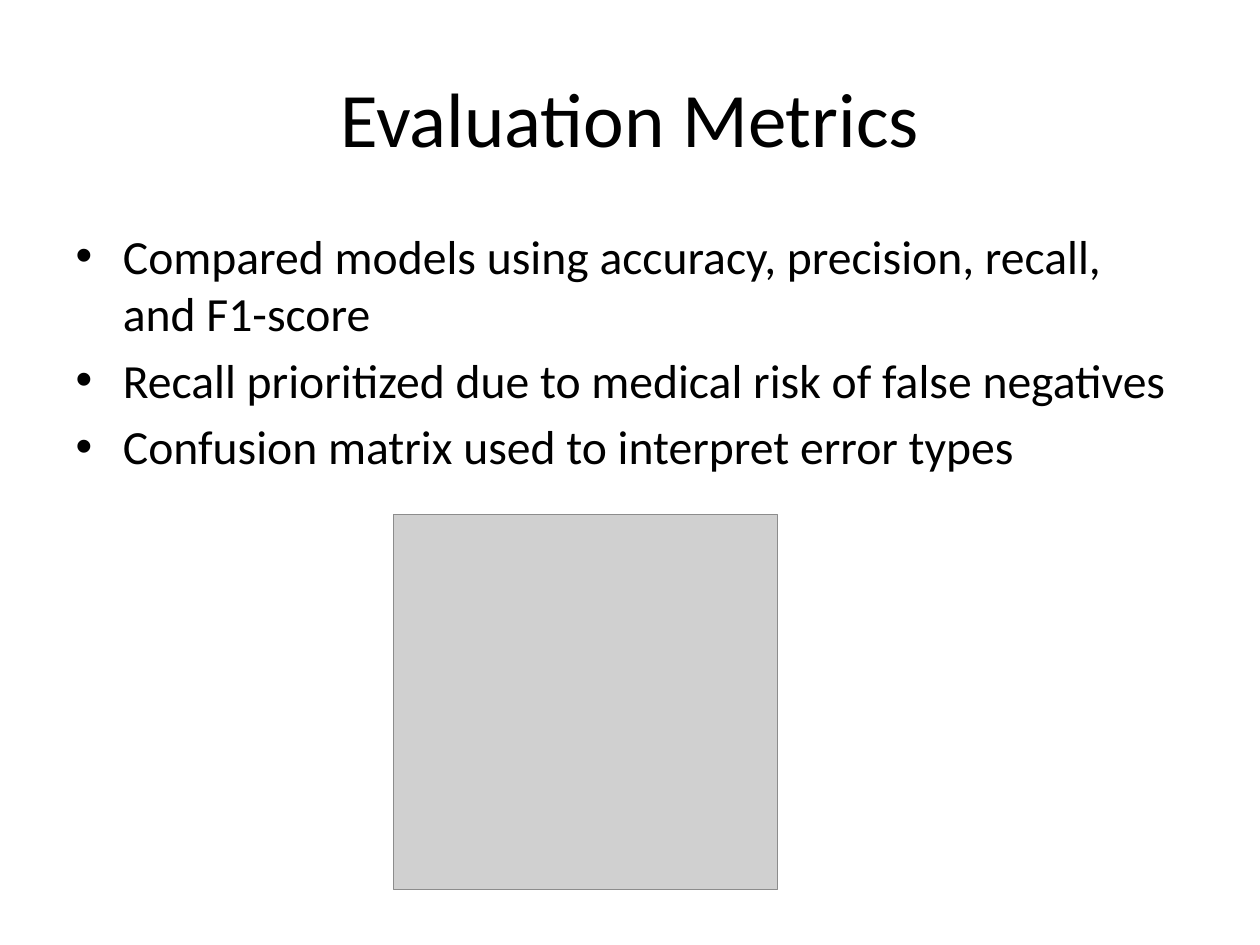
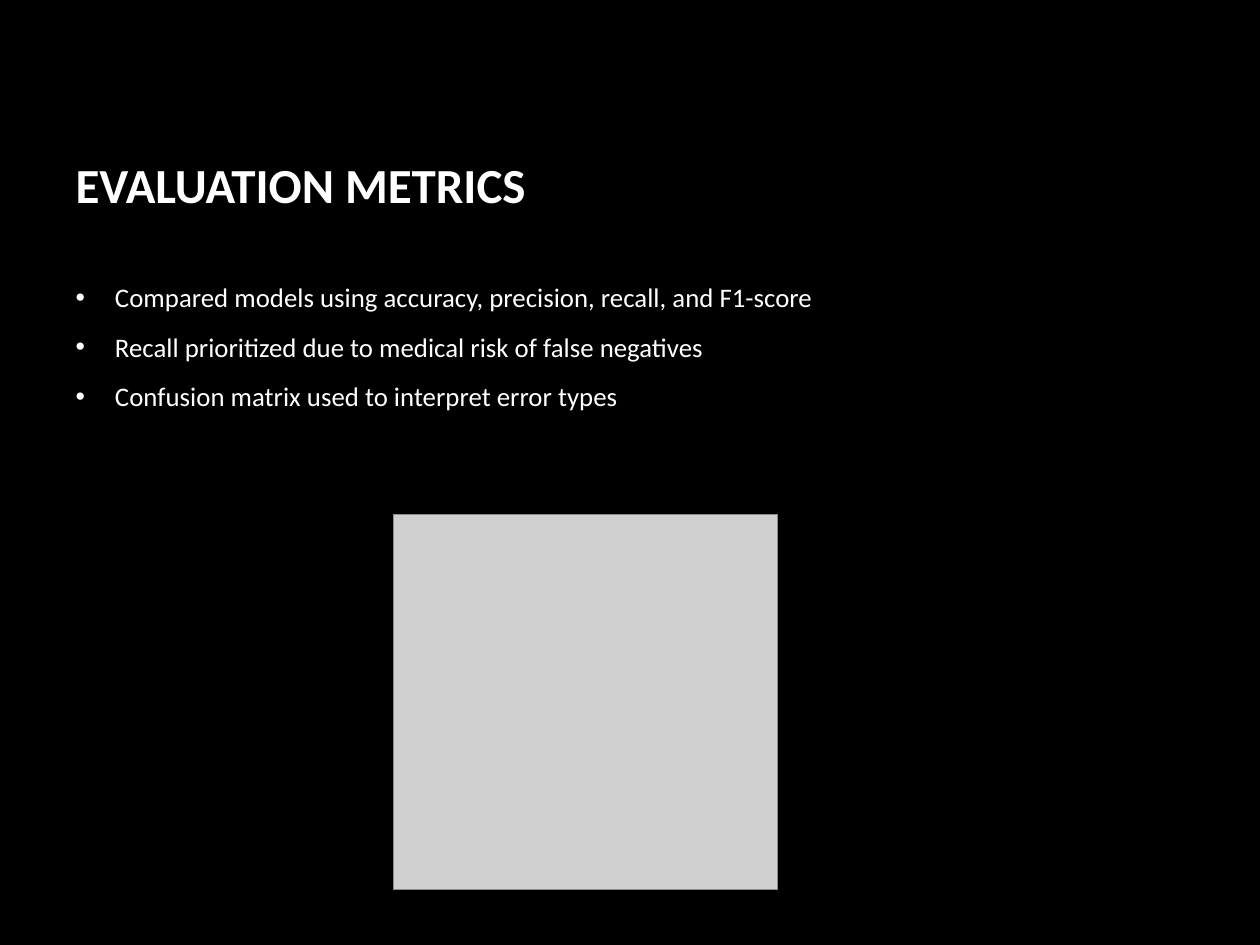
Before and after one commit to naveedakram83/diabetes-ml-2025, a slide deck: slide 14 of presentation/Diabetes_Prediction_Presentation.pptx (slide 10 before the commit). Drawn at 1260x945 pixels with LibreOffice and Linux fonts; fonts in the diff are those of the drawing; grey boxes stand for pictures; background and template pictures are left out. Boxes give left, top, right and bottom in pixels: in the first picture for what was removed or moved away, otherwise in the second. Text is boxed around its words. In the diff, an @@ line names an element or a change of style, - is before the commit and + after.

```diff
--- a/presentation/Diabetes_Prediction_Presentation.pptx
+++ b/presentation/Diabetes_Prediction_Presentation.pptx
@@ background #FFFFFF to picture (left out) @@
@@ title at (x1=76, y1=171, x2=525, y2=204): text changed; size 44 to 28 pt; text colour #000000 to #FFFFFF; bold on @@
-Evaluation Metrics
+EVALUATION METRICS
@@ text "Compared models using accuracy, precision, ..." at (x1=115, y1=288, x2=812, y2=411): size 27.2 to 15.3 pt, text colour #000000 to #FFFFFF; indent changed; more space between paragraphs; vertical alignment top to middle @@
```
Also in this commit, not shown: 14 other slides changed, 8 slides added, 3 slides removed, 6 other files.
